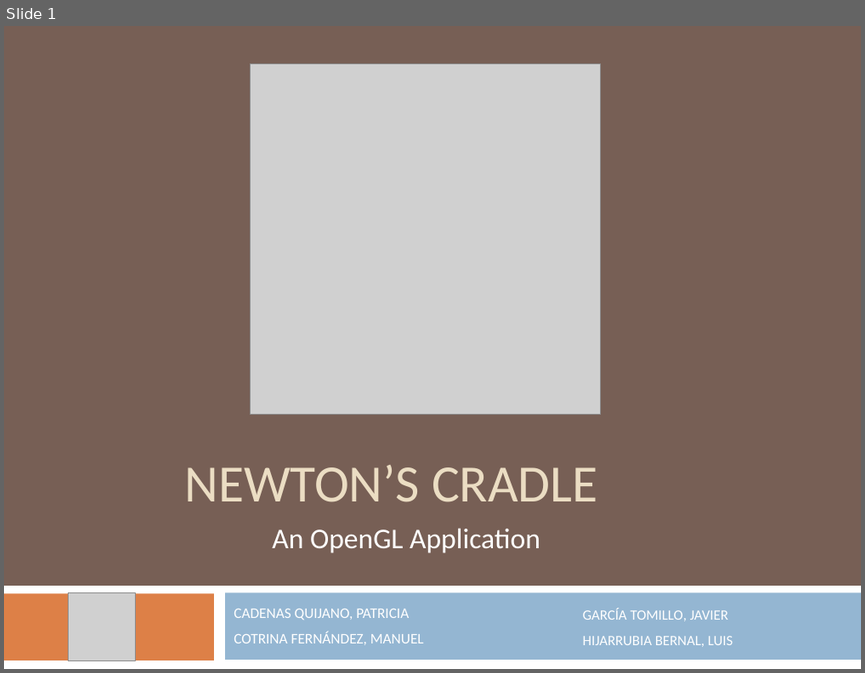
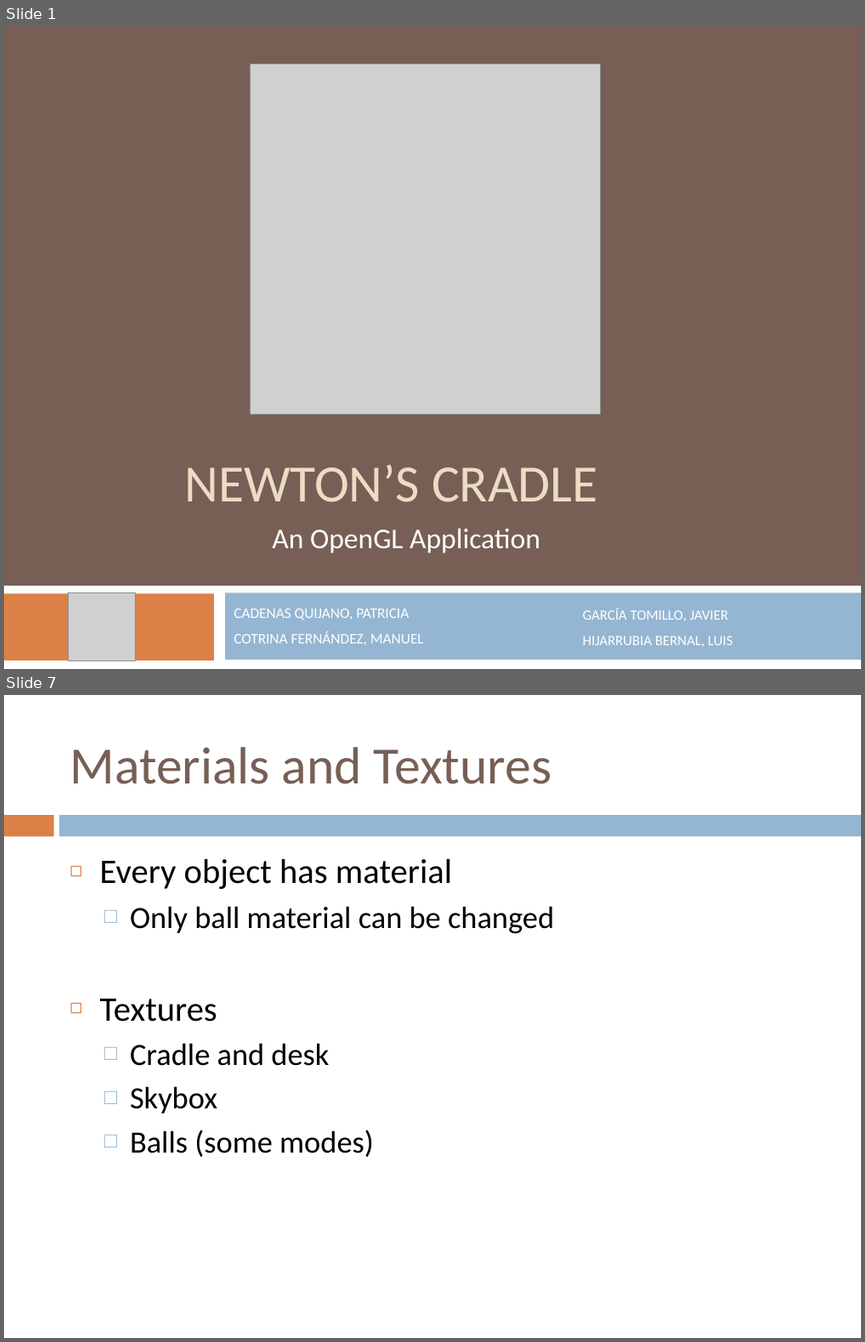
Before and after one commit to avatarreturn/newton-cradle, a slide deck: Newton1/documentacion/Presentation.pptx. Shown one above the other, each under a label of ours: slide 1 before the commit, slides 1 and 7 after it; the slides between them are not shown. The pictures are 865x673 and 865x1342 pixels, drawn with LibreOffice and Linux fonts; fonts in the diff are those of the drawing; grey boxes stand for pictures. Boxes give left, top, right and bottom in pixels: in the first picture for what was removed or moved away, otherwise in the second. Text is boxed around its words. In the diff, an @@ line names an element or a change of style, - is before the commit and + after.

```diff
--- a/Newton1/documentacion/Presentation.pptx
+++ b/Newton1/documentacion/Presentation.pptx
@@ slide 7 added at [4,695,861,1338], background #FFFFFF @@
@@ title added at [69,747,551,784], 44 pt, text #775F55 @@
+Materials and Textures
@@ rectangle added at [4,815,53,836], fill #DD8047 @@
@@ rectangle added at [60,815,861,836], fill #94B6D2 @@
@@ text added at [100,858,554,1157], 26 pt, text #000000 @@
+◻ Every object has material
+  □ Only ball material can be changed
+◻ Textures
+  □ Cradle and desk
+  □ Skybox
+  □ Balls (some modes)
```
Also in this commit, not shown: 10 other slides added, 8 slides removed.
